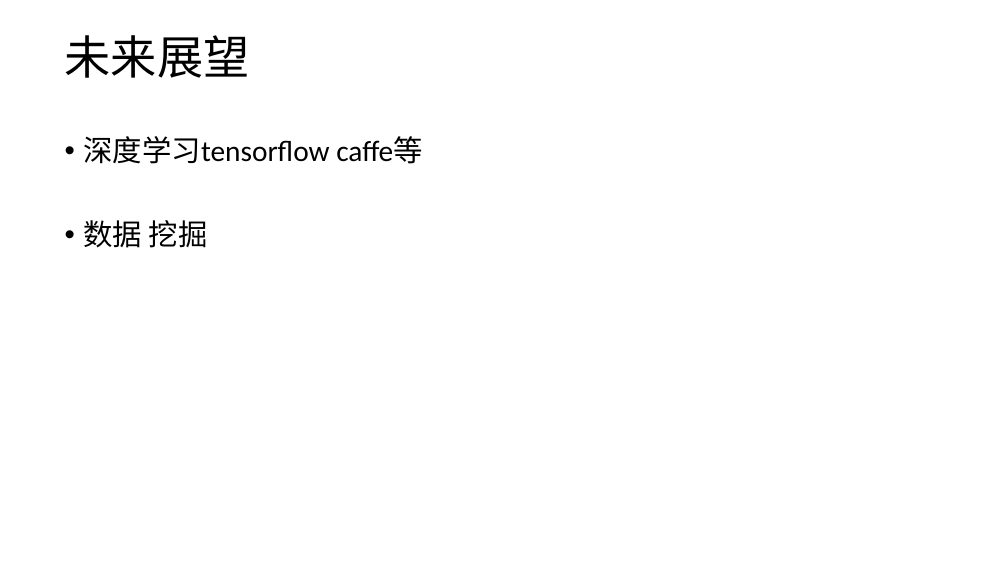
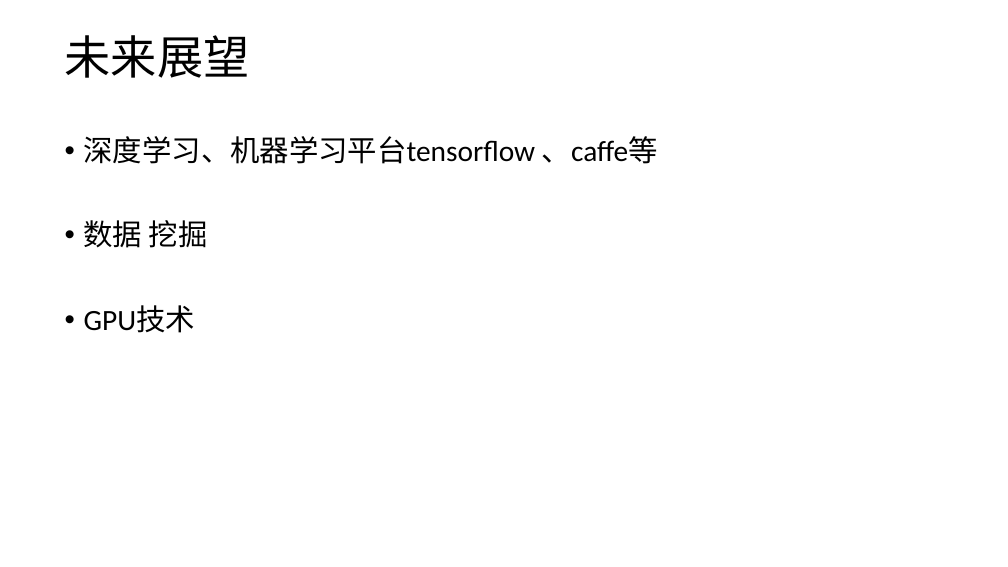
Before and after one commit to anancds/bigdata_ppts, a slide deck: slide 95 of bigdata/大数据.pptx (slide 82 before the commit). Drawn at 1008x567 pixels with LibreOffice and Linux fonts; fonts in the diff are those of the drawing. Boxes give left, top, right and bottom in pixels: in the first picture for what was removed or moved away, otherwise in the second. Text is boxed around its words. In the diff, an @@ line names an element or a change of style, - is before the commit and + after.

```diff
--- a/bigdata/大数据.pptx
+++ b/bigdata/大数据.pptx
@@ text at (84,136,658,164): text changed @@
-• 深度学习tensorflow caffe等
+• 深度学习、机器学习平台tensorflow 、caffe等
@@ text at (84,305,195,333): paragraph added @@
+• GPU技术
```
Also in this commit, not shown: 18 other slides changed, 16 slides added, 4 slides removed.
